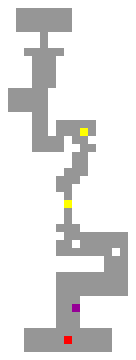
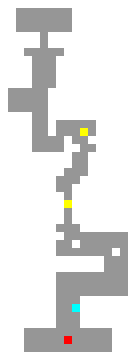
The second 136×360 image is a revision of the first. Changes to its layers:
painted on "Level" over 72, 304, 80, 312
